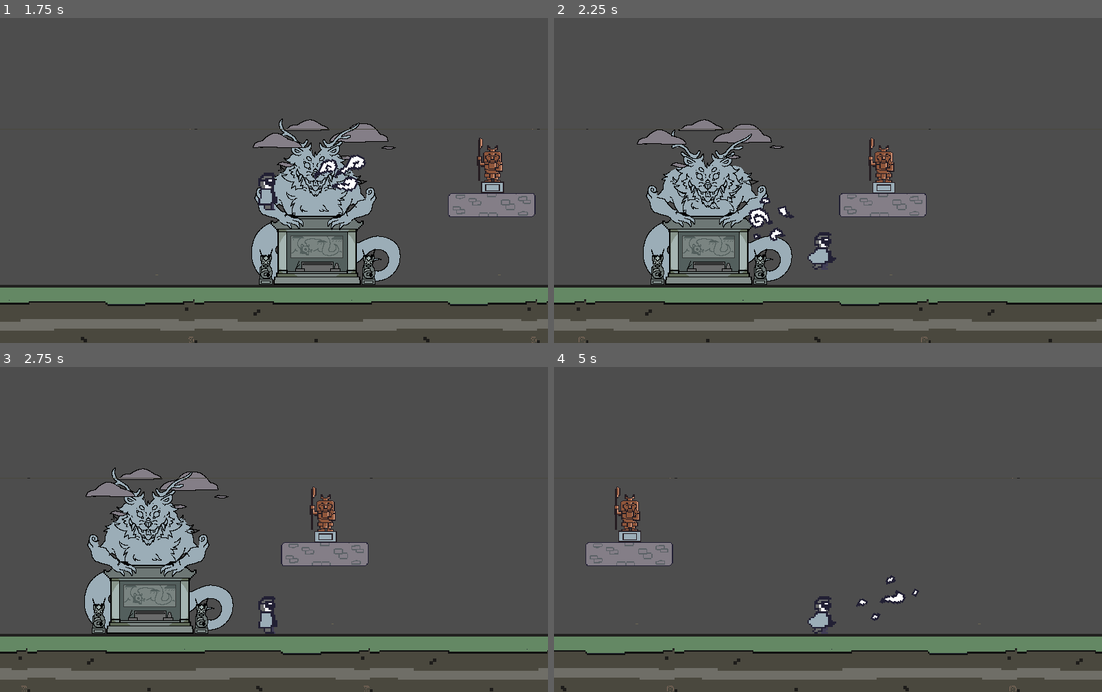
Above: before the commit, frames 1-4 (two rows, left to right).
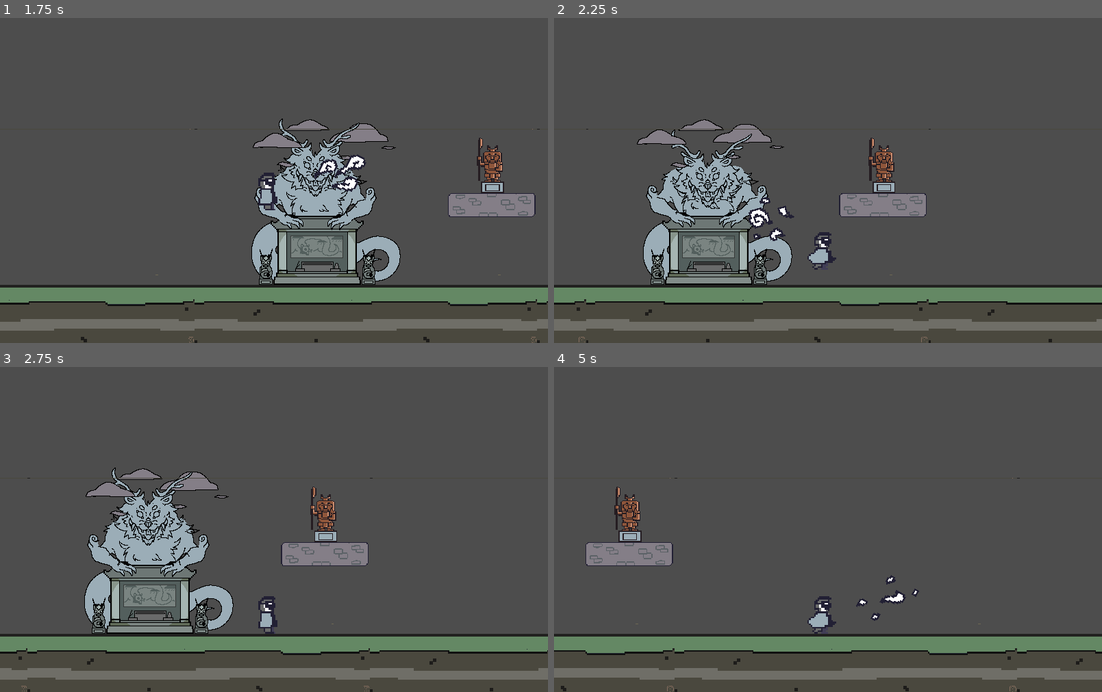
Above: after the commit, the same moments.

Repository: RobChiocchio/godot-wild-jam-58
Game: Godot game, scene res://scenes/main.tscn
Same seed, same stepped clock (60 frames per second), same inputs: the game is played once before the commit and once after it.
Inputs (mouse positions are in pixels of both pictures, inside the frame that each line leads up to):
- Up to frame 1 (1.75 s): click (126, 66) at 0.5 s; move the mouse to (394, 154) at 1.27 s; press the mouse at (394, 154) at 1.28 s; hold D (move_right) from 1.28 s (still down); tap W (jump) at 1.52 s
- Up to frame 2 (2.25 s): release D (move_right) at 2 s; release the mouse at (948, 154) at 2 s; drag from (718, 190) to (800, 239) at 2.02 s
- Up to frame 3 (2.75 s): no input
- Up to frame 4 (5 s): move the mouse to (882, 445) at 2.77 s; press the mouse at (882, 445) at 2.78 s; hold A (move_left) 2.78-3.5 s; release the mouse at (882, 445) at 3.5 s; drag from (800, 588) to (663, 471) at 3.52 s; move the mouse to (992, 571) at 4.27 s; press the mouse at (992, 571) at 4.28 s; hold D (move_right) from 4.28 s (still down); tap W (jump) at 4.52 s

Frame 1 is identical in both runs. In frame 2, less than 0.1% of the frame differs, in the area x 57-63%, y 37-54%; in frame 3, less than 0.1%; in frame 4, less than 0.1%.

Commit message:
Update level_1.tscn

Diff:
--- a/scenes/levels/level_1.tscn
+++ b/scenes/levels/level_1.tscn
@@ -1,7 +1,8 @@
-[gd_scene load_steps=11 format=3 uid="uid://f78um2elq20g"]
+[gd_scene load_steps=12 format=3 uid="uid://f78um2elq20g"]
 
 [ext_resource type="PackedScene" uid="uid://b3d70o2bi138d" path="res://scenes/background.tscn" id="1_fwook"]
 [ext_resource type="PackedScene" uid="uid://bh5ugrliwtmai" path="res://scenes/platforms/platform.tscn" id="2_p2slm"]
+[ext_resource type="PhysicsMaterial" uid="uid://coo4gb40ef5be" path="res://scenes/platforms/platform_material.tres" id="3_evate"]
 [ext_resource type="Texture2D" uid="uid://wet3huxrbycm" path="res://assets/ground/dragonground.png" id="4_l4oue"]
 [ext_resource type="PackedScene" uid="uid://xcfais7p0tc6" path="res://scenes/player.tscn" id="5_inpm2"]
 [ext_resource type="Script" path="res://scripts/camera.gd" id="6_pkb0a"]
@@ -28,6 +29,7 @@
 
 [node name="platform" parent="Node" instance=ExtResource("2_p2slm")]
 position = Vector2(148, -54)
+physics_material_override = ExtResource("3_evate")
 
 [node name="Statue" parent="." instance=ExtResource("7_l5us2")]
 position = Vector2(174, -65)
